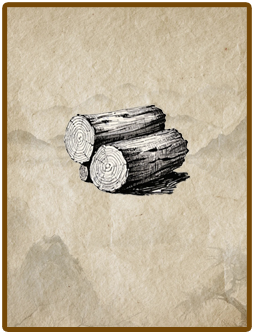
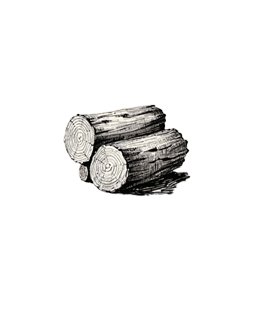
Revision of a layered 254x334 image; what changed, layer by layer:
hid "图层 2" over (7, 7, 247, 327)
